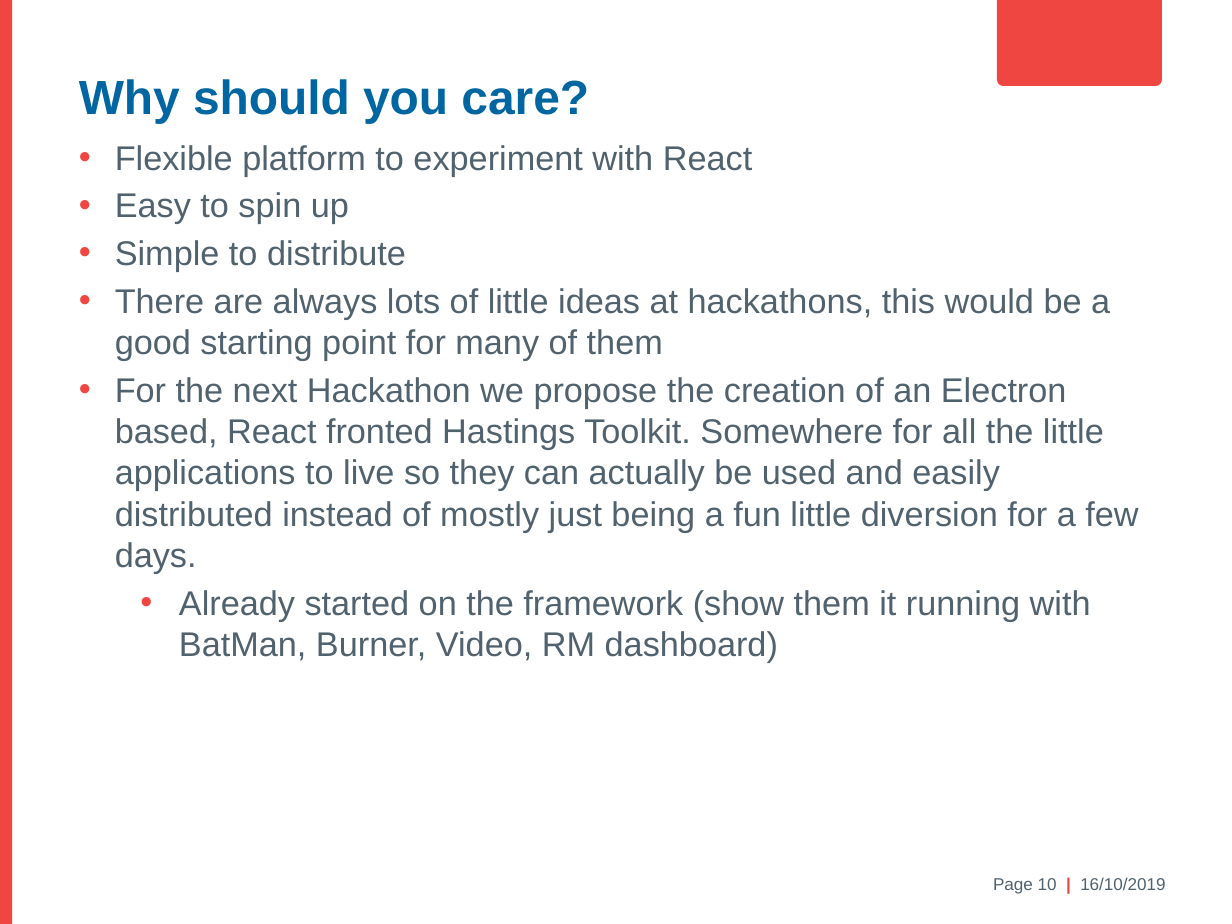
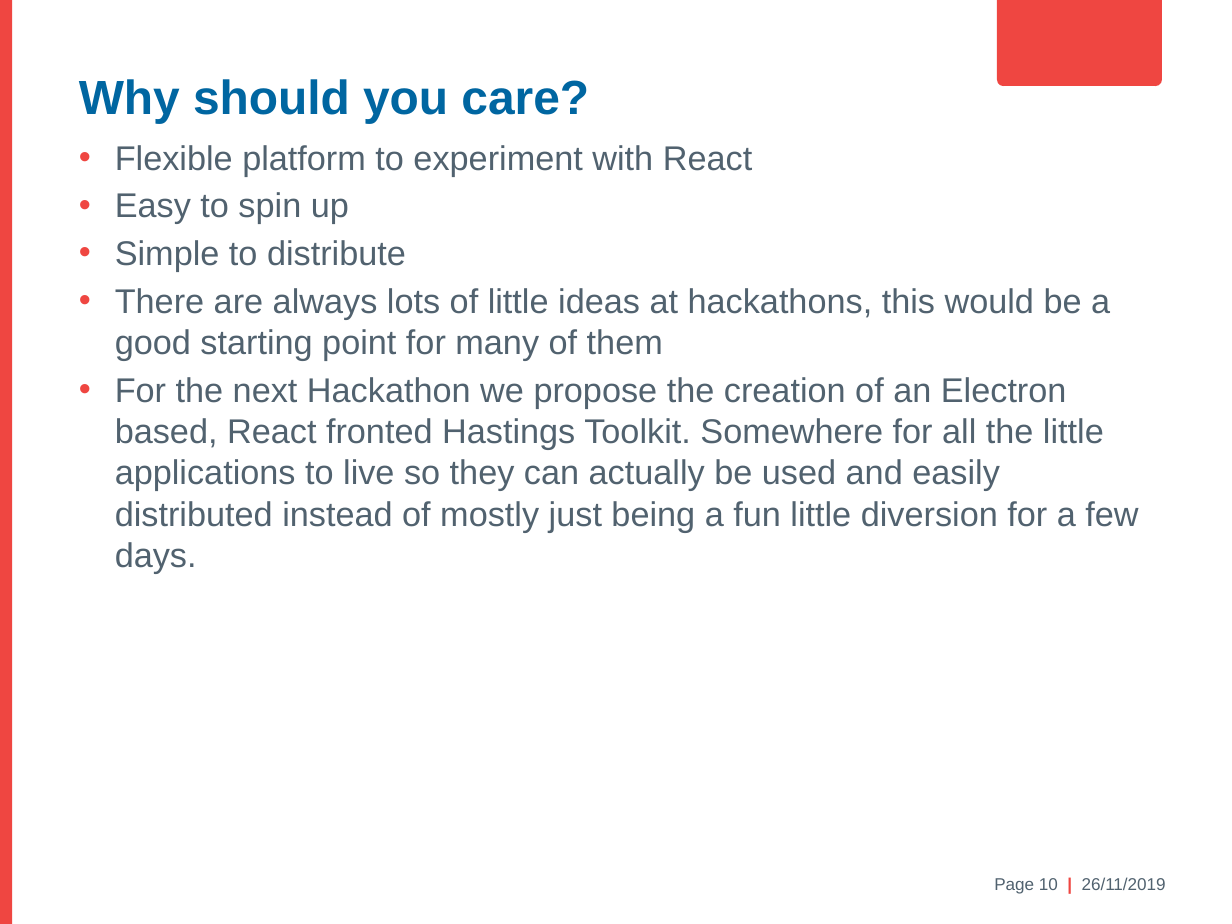
Before and after one commit to antonmaeso/HastingsPier, a slide deck: slide 10 of Electron Brownbag.pptx. Drawn at 1232x924 pixels with LibreOffice and Linux fonts; fonts in the diff are those of the drawing; background and template pictures are left out. Boxes give left, top, right and bottom in pixels: in the first picture for what was removed or moved away, otherwise in the second. Text is boxed around its words. In the diff, an @@ line names an element or a change of style, - is before the commit and + after.

```diff
--- a/Electron Brownbag.pptx
+++ b/Electron Brownbag.pptx
@@ text at <box>179,590,1091,662</box>: paragraph removed @@
-  • Already started on the framework (show them it running with BatMan, Burner, Video, RM dashboard)
@@ text at <box>994,877,1166,894</box>: text changed @@
-Page 10 | 16/10/2019
+Page 10 | 26/11/2019
```
Also in this commit, not shown: 4 other slides changed, 2 slides added, 1 other file.
